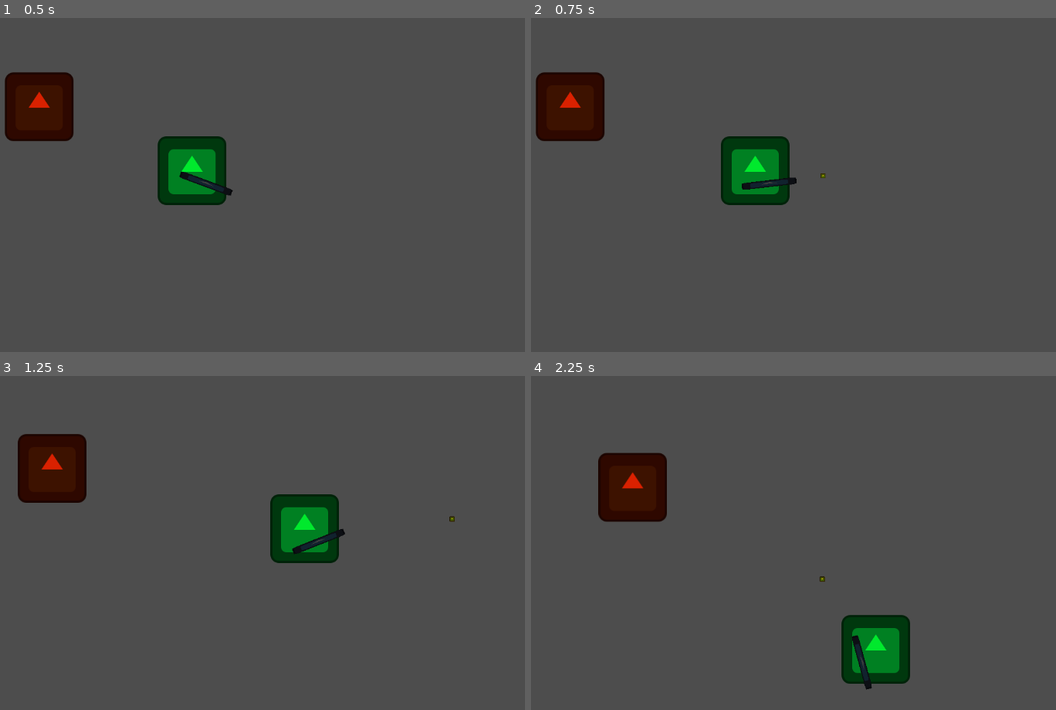
Above: before the commit, frames 1-4 (two rows, left to right).
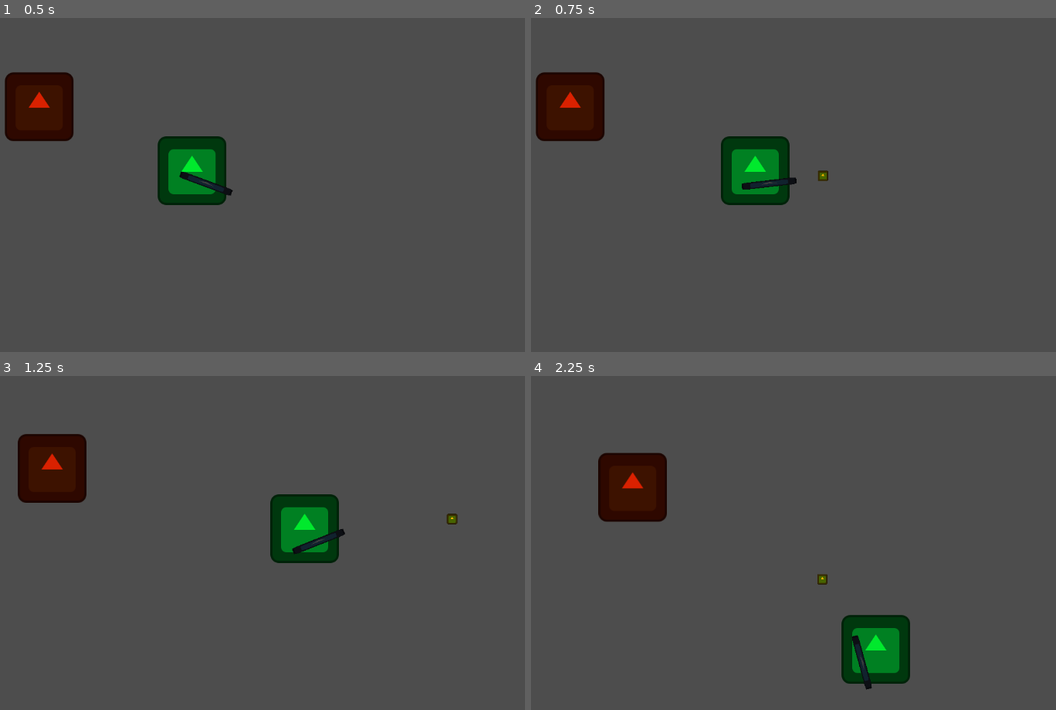
Above: after the commit, the same moments.

Repository: dw3nt/bgj-2024.2-calm-before-the-storm
Game: Godot game, scene res://environment/world.tscn
Two runs of this game, one before a commit and one after it. Both use one fixed random seed, a clock stepped at 60 frames per second and the inputs below. The engine's default icon, where the game draws it, is replaced by a stand-in: a white triangle on a blue panel in a dark square.
Inputs (mouse positions are in pixels of both pictures, inside the frame that each line leads up to):
- Up to frame 1 (0.5 s): no input
- Up to frame 2 (0.75 s): tap Enter at 0.5 s; move the mouse to (882, 168) at 0.52 s; press the mouse at (882, 168) at 0.53 s; hold D (move_right) from 0.53 s (still down)
- Up to frame 3 (1.25 s): keep holding D (move_right)
- Up to frame 4 (2.25 s): move the mouse to (625, 563) at 1.27 s; release D (move_right) at 1.28 s; release the mouse at (625, 563) at 1.28 s; hold S (move_down) 1.28-2.03 s; click (625, 563) at 1.35 s; move the mouse to (809, 469) at 2.02 s; press the mouse at (809, 469) at 2.03 s; hold D (move_right) from 2.03 s (still down)

Frame 1 is identical in both runs. In frame 2, less than 0.1% of the frame differs, in the area x 54-57%, y 45-49%; in frame 3, less than 0.1%, in the area x 85-88%, y 41-45%; in frame 4, less than 0.1%.

Commit message:
hit and hurt boxes for enemies and bullets

Diff:
--- a/characters/enemies/enemy.gd
+++ b/characters/enemies/enemy.gd
@@ -1,8 +1,24 @@
 class_name Enemy extends CharacterBody2D
 
+@export var max_hp: float = 1.0
 @export var target: Node2D
 
+var hp: float
+
 @onready var chase_target: ChaseTarget = $ChaseTarget
+@onready var hurtbox: Hurtbox = $Hurtbox
+@onready var move_character: MoveCharacter = $MoveCharacter
 
 func _ready() -> void:
 	chase_target.target = target
+
+func trigger_death() -> void:
+	move_character.move_speed = 0
+	hurtbox.set_deferred("monitorable", false)
+	await get_tree().create_timer(0.1).timeout
+	queue_free()
+
+func _on_hurtbox_hurtbox_hit(hitbox: Hitbox) -> void:
+	hp -= hitbox.damage
+	if hp <= 0:
+		trigger_death()
--- a/characters/enemies/enemy.tscn
+++ b/characters/enemies/enemy.tscn
@@ -1,12 +1,16 @@
-[gd_scene load_steps=6 format=3 uid="uid://kskndmkrj3y5"]
+[gd_scene load_steps=8 format=3 uid="uid://kskndmkrj3y5"]
 
 [ext_resource type="Texture2D" uid="uid://buqbnxxm1tpu1" path="res://icon.svg" id="1_5kruu"]
 [ext_resource type="Script" path="res://characters/enemies/enemy.gd" id="1_v0a4c"]
 [ext_resource type="Script" path="res://components/ChaseTarget.gd" id="2_0tabp"]
 [ext_resource type="Script" path="res://components/MoveCharacter.gd" id="3_ssjmx"]
+[ext_resource type="Script" path="res://components/Hurtbox.gd" id="5_2cu1l"]
 
 [sub_resource type="RectangleShape2D" id="RectangleShape2D_78joa"]
 size = Vector2(100, 100)
+
+[sub_resource type="RectangleShape2D" id="RectangleShape2D_fmmrt"]
+size = Vector2(120, 120)
 
 [node name="Enemy" type="CharacterBody2D"]
 script = ExtResource("1_v0a4c")
@@ -29,3 +33,14 @@
 script = ExtResource("3_ssjmx")
 character = NodePath("..")
 move_speed = 100.0
+
+[node name="Hurtbox" type="Area2D" parent="."]
+collision_layer = 8
+collision_mask = 0
+script = ExtResource("5_2cu1l")
+
+[node name="CollisionShape2D" type="CollisionShape2D" parent="Hurtbox"]
+position = Vector2(0, -50)
+shape = SubResource("RectangleShape2D_fmmrt")
+
+[connection signal="hurtbox_hit" from="Hurtbox" to="." method="_on_hurtbox_hurtbox_hit"]
--- a/characters/player/bullet.gd
+++ b/characters/player/bullet.gd
@@ -1,8 +1,21 @@
-class_name Bullet extends Area2D
+class_name Bullet extends Node2D
 
+@export var delete_delay: float = 0.015
+
+var delay_time: float = 0.0
 var move_direction: Vector2 = Vector2.ZERO
 
 @onready var move_node_2d: MoveNode2D = $MoveNode2D
 
 func _ready() -> void:
 	move_node_2d.move_direction = move_direction
+
+func _process(delta: float) -> void:
+	if delay_time > 0.0:
+		delay_time -= delta
+
+		if delay_time <= 0.0:
+			queue_free()
+
+func _on_hitbox_hurtbox_hit(_hurtbox: Hurtbox) -> void:
+	delay_time = delete_delay
--- a/characters/player/bullet.tscn
+++ b/characters/player/bullet.tscn
@@ -1,26 +1,32 @@
-[gd_scene load_steps=5 format=3 uid="uid://bbe387hm1bqum"]
+[gd_scene load_steps=6 format=3 uid="uid://bbe387hm1bqum"]
 
 [ext_resource type="Script" path="res://characters/player/bullet.gd" id="1_ry17r"]
 [ext_resource type="Texture2D" uid="uid://buqbnxxm1tpu1" path="res://icon.svg" id="1_whnke"]
 [ext_resource type="Script" path="res://components/MoveNode2D.gd" id="3_52tom"]
+[ext_resource type="Script" path="res://components/Hitbox.gd" id="4_f2jgq"]
 
-[sub_resource type="RectangleShape2D" id="RectangleShape2D_mpt0d"]
-size = Vector2(10, 10)
+[sub_resource type="RectangleShape2D" id="RectangleShape2D_s4xly"]
 
-[node name="Bullet" type="Area2D"]
+[node name="Bullet" type="Node2D"]
+z_index = 2
 script = ExtResource("1_ry17r")
 
 [node name="Sprite2D" type="Sprite2D" parent="."]
 modulate = Color(1, 0.713726, 0, 1)
-scale = Vector2(0.075, 0.075)
+scale = Vector2(0.15, 0.15)
 texture = ExtResource("1_whnke")
-
-[node name="CollisionShape2D" type="CollisionShape2D" parent="."]
-shape = SubResource("RectangleShape2D_mpt0d")
-
-[node name="DeleteTimer" type="Timer" parent="."]
 
 [node name="MoveNode2D" type="Node" parent="." node_paths=PackedStringArray("node2d")]
 script = ExtResource("3_52tom")
 node2d = NodePath("..")
 move_speed = 600.0
+
+[node name="Hitbox" type="Area2D" parent="."]
+collision_layer = 0
+collision_mask = 8
+script = ExtResource("4_f2jgq")
+
+[node name="CollisionShape2D" type="CollisionShape2D" parent="Hitbox"]
+shape = SubResource("RectangleShape2D_s4xly")
+
+[connection signal="hurtbox_hit" from="Hitbox" to="." method="_on_hitbox_hurtbox_hit"]
--- a/components/Hurtbox.gd
+++ b/components/Hurtbox.gd
@@ -1,3 +1,4 @@
 class_name Hurtbox extends Area2D
 
+@warning_ignore("unused_signal")
 signal hurtbox_hit(hitbox: Hitbox)
--- a/project.godot
+++ b/project.godot
@@ -65,6 +65,12 @@
 ]
 }
 
+[layer_names]
+
+2d_physics/layer_1="world"
+2d_physics/layer_3="player_hurt"
+2d_physics/layer_4="enemy_hurt"
+
 [rendering]
 
 renderer/rendering_method="gl_compatibility"
